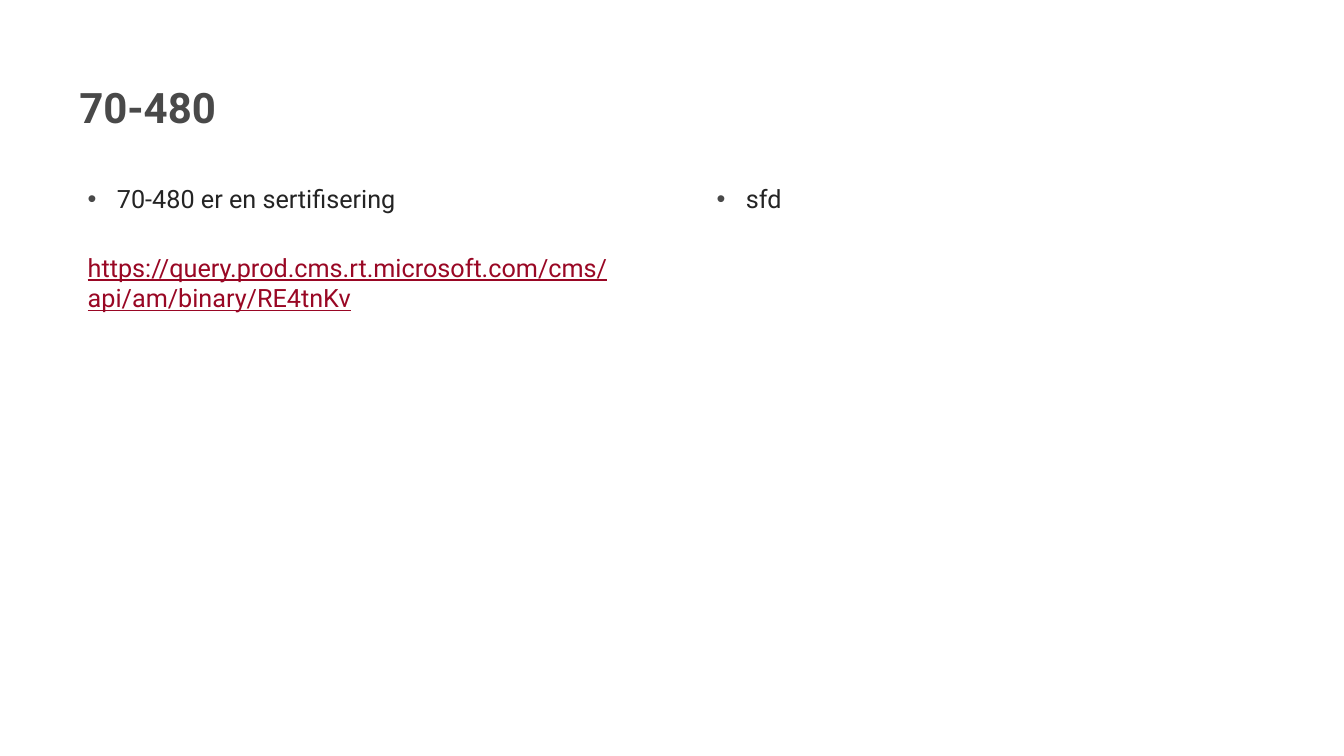
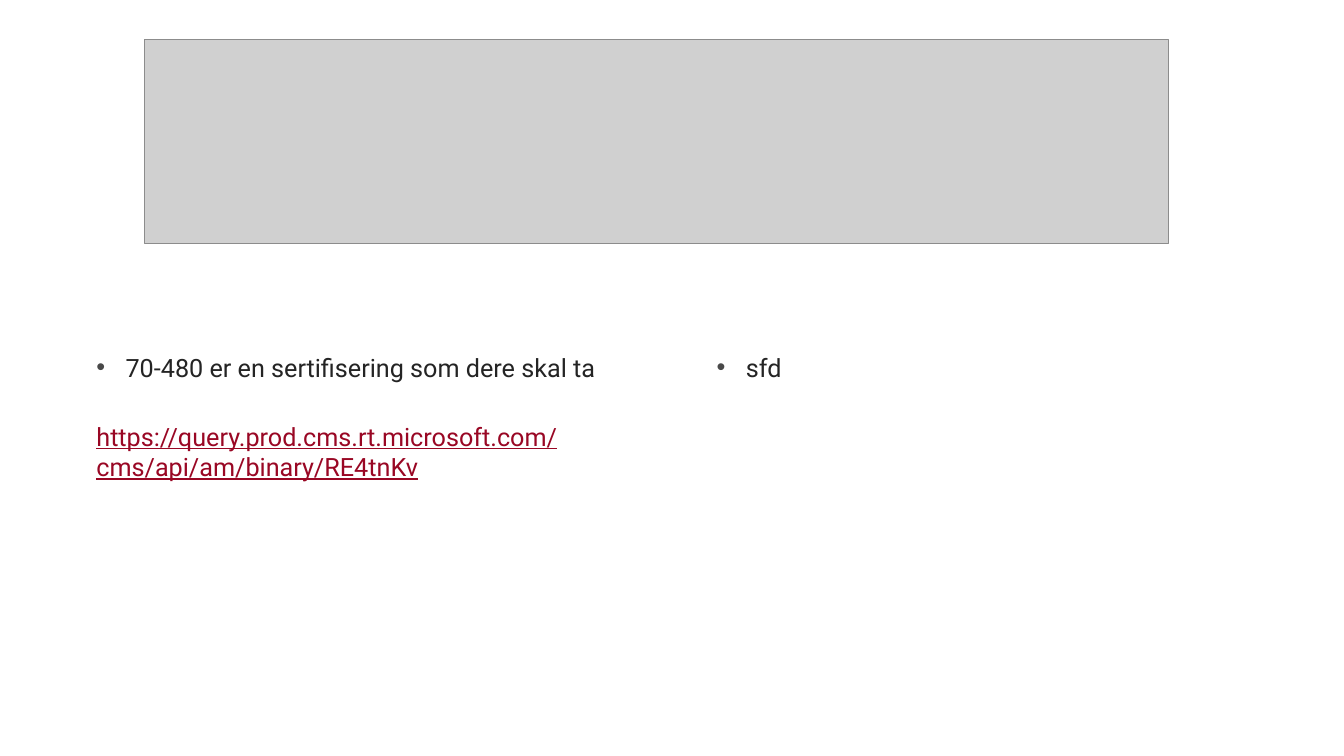
Before and after one commit to pibendik/KursSopraSteria2020, a slide deck: slide 8 of presentasjon.potx. Drawn at 1344x756 pixels with LibreOffice and Linux fonts; fonts in the diff are those of the drawing; grey boxes stand for pictures; background and template pictures are left out. Boxes give left, top, right and bottom in pixels: in the first picture for what was removed or moved away, otherwise in the second. Text is boxed around its words. In the diff, an @@ line names an element or a change of style, - is before the commit and + after.

```diff
--- a/presentasjon.potx
+++ b/presentasjon.potx
@@ picture added at bbox=[145, 40, 1170, 244] @@
@@ title removed at bbox=[79, 92, 216, 124] @@
-70-480
@@ text "70-480 er en sertifisering som ...": place and size @@
-text "70-480 er en sertifisering som ..." at bbox=[88, 189, 607, 313]
+text "70-480 er en sertifisering som ..." at bbox=[96, 358, 595, 482]
@@ text at bbox=[126, 358, 595, 383]: text changed @@
-• 70-480 er en sertifisering
+• 70-480 er en sertifisering som dere skal ta
@@ text "sfd": place and size @@
-text "sfd" at bbox=[746, 189, 782, 209]
+text "sfd" at bbox=[746, 358, 782, 378]
```
Also in this commit, not shown: 3 other slides changed, 14 slides added, 2 slides removed, 8 other files.
